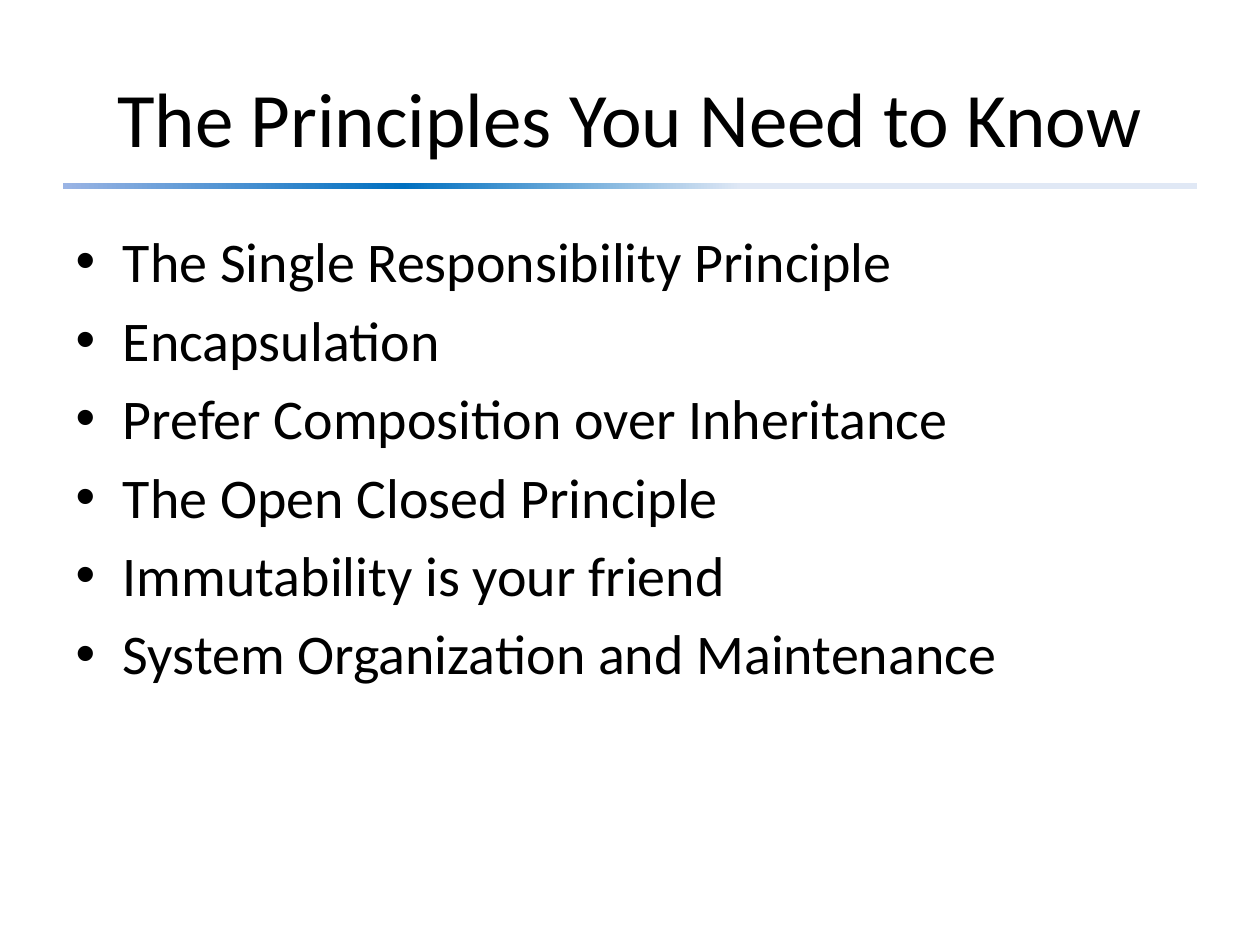
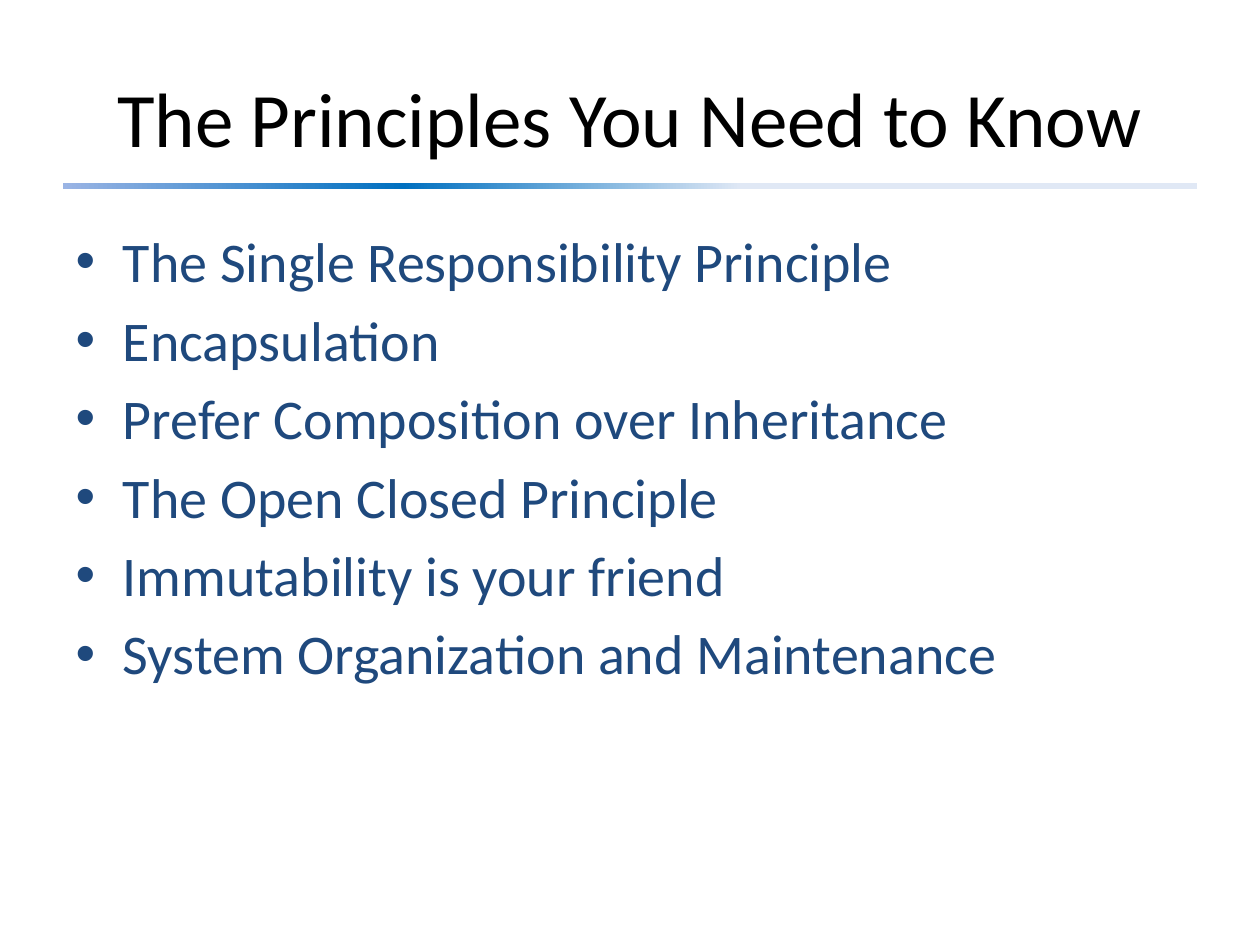
Before and after one commit to david-sackstein/solid-c-cpp, a slide deck: slide 8 of Module 1 - Principles You Need to Know.pptx. Drawn at 1260x945 pixels with LibreOffice and Linux fonts; fonts in the diff are those of the drawing. Boxes give left, top, right and bottom in pixels: in the first picture for what was removed or moved away, otherwise in the second. Text is boxed around its words. In the diff, an @@ line names an element or a change of style, - is before the commit and + after.

```diff
--- a/Module 1 - Principles You Need to Know.pptx
+++ b/Module 1 - Principles You Need to Know.pptx
@@ text "The Single Responsibility Principle" at box(123, 243, 996, 684): text colour #000000 to #1F497D @@
```
Also in this commit, not shown: 8 other slides changed, 1 slide added, 3 other files.
